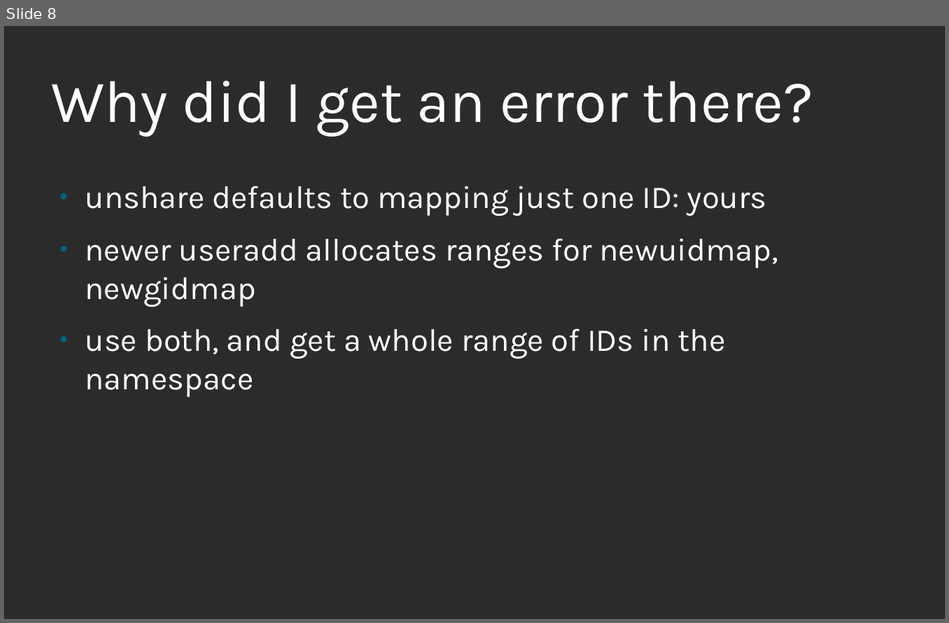
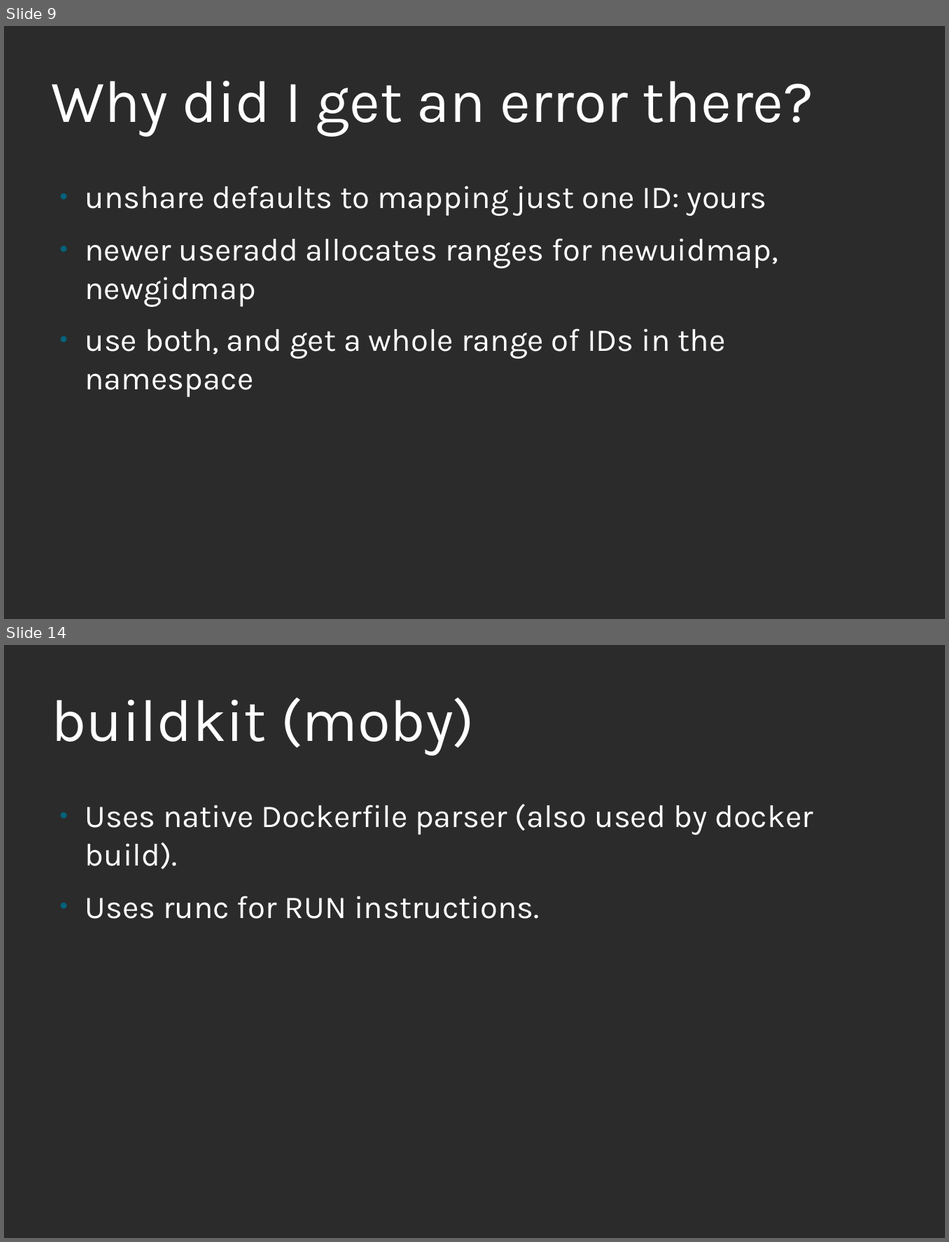
Before and after one commit to nalind/devconf.us-2018, a slide deck: images.odp. Shown one above the other, each under a label of ours: slide 8 before the commit, slides 9 and 14 after it; the slides between them are not shown. The pictures are 949x623 and 949x1242 pixels, drawn with LibreOffice and Linux fonts; fonts in the diff are those of the drawing; background and template pictures are left out; a plain dark background stands for a picture behind light text. Boxes give left, top, right and bottom in pixels: in the first picture for what was removed or moved away, otherwise in the second. Text is boxed around its words. In the diff, an @@ line names an element or a change of style, - is before the commit and + after.

```diff
--- a/images.odp
+++ b/images.odp
@@ slide 14 added at [4,645,945,1238], background picture (left out) @@
@@ title added at [51,697,474,756], 60 pt, text #FFFFFF @@
+buildkit (moby)
@@ text added at [84,804,813,919], 32 pt, text #FFFFFF @@
+● Uses native Dockerfile parser (also used by docker build).
+● Uses runc for RUN instructions.
@@ what was slide 8 is now slide 9 @@
```
Also in this commit, not shown: 3 slides changed, 10 other slides added.
